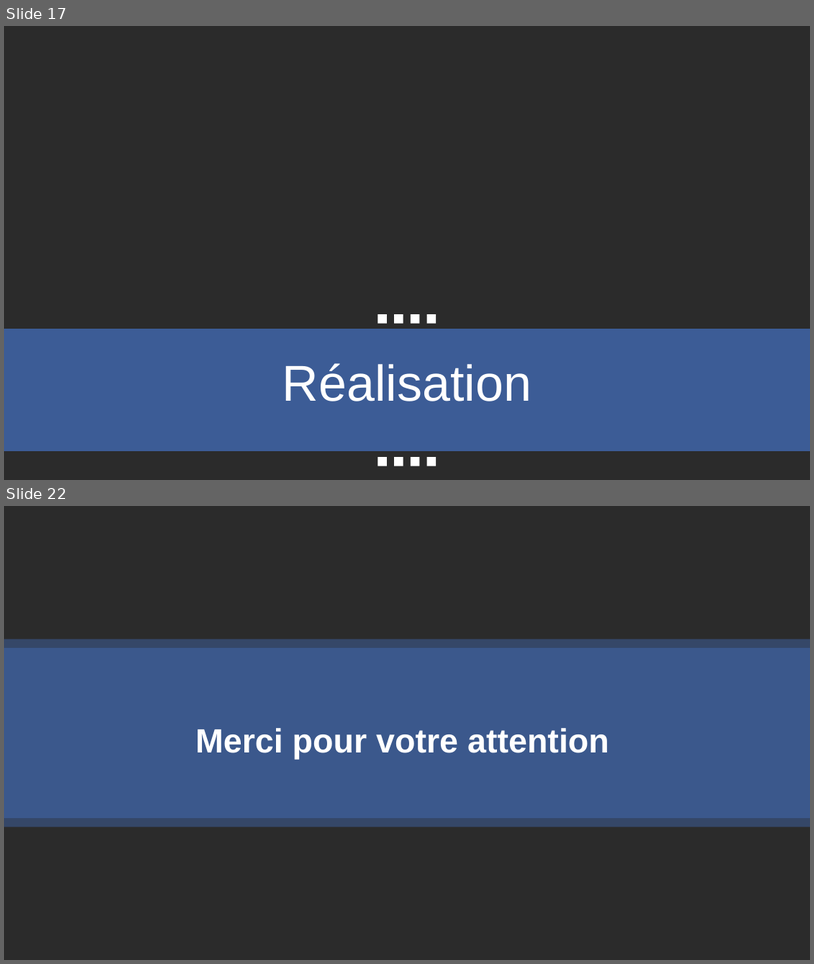
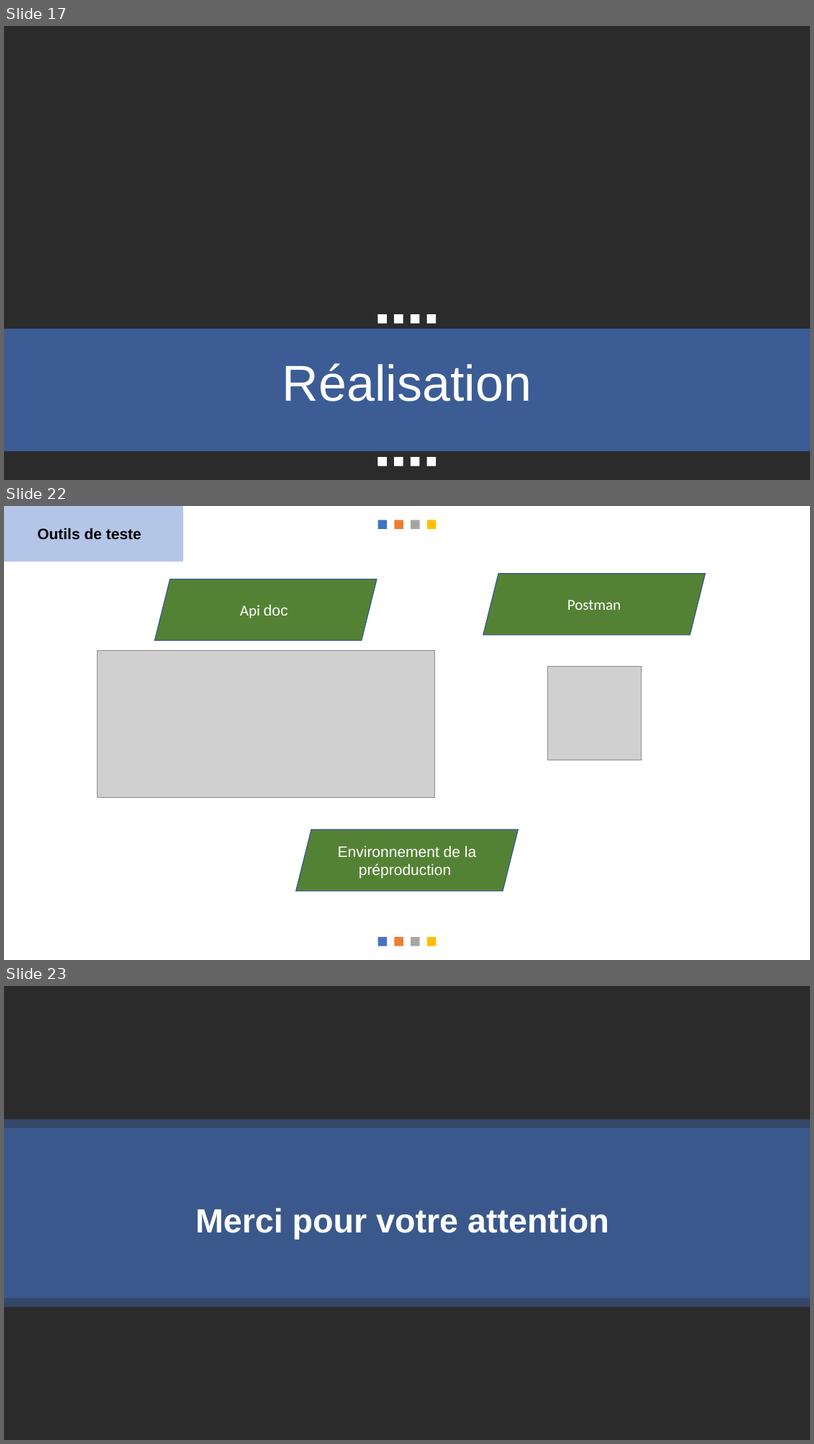
Before and after one commit to messaoudibrahim/Memoire, a slide deck: DIAPO/Présentation.pptx. Shown one above the other, each under a label of ours: slides 17 and 22 before the commit, slides 17, 22 and 23 after it; the slides between them are not shown. The pictures are 814x964 and 814x1444 pixels, drawn with LibreOffice and Linux fonts; fonts in the diff are those of the drawing; grey boxes stand for pictures; background and template pictures are left out; a plain dark background stands for a picture behind light text. Boxes give left, top, right and bottom in pixels: in the first picture for what was removed or moved away, otherwise in the second. Text is boxed around its words. In the diff, an @@ line names an element or a change of style, - is before the commit and + after.

```diff
--- a/DIAPO/Présentation.pptx
+++ b/DIAPO/Présentation.pptx
@@ slide 22 added at [4, 506, 810, 960], background #FFFFFF @@
@@ rectangle added at [4, 506, 183, 561], fill #4472C4 at 40% opacity, 18 pt, text #000000, bold @@
+Outils de teste
@@ group added at [378, 520, 437, 529]: 4 rectangles @@
@@ parallelogram added at [154, 579, 377, 641], fill #548235, outline #325491 1 pt, 18 pt, text #FFFFFF @@
+Api doc
@@ parallelogram added at [484, 574, 706, 635], fill #548235, outline #325491 1 pt, 18 pt, text #FFFFFF @@
+Postman
@@ picture added at [97, 651, 435, 797] @@
@@ picture added at [548, 667, 642, 760] @@
@@ parallelogram added at [296, 830, 518, 890], fill #548235, outline #325491 1 pt, 18 pt, text #FFFFFF @@
+Environnement de la préproduction
@@ group added at [378, 937, 437, 946]: 4 rectangles @@
@@ what was slide 22 is now slide 23 @@
```
Also in this commit, not shown: 6 slides changed, 4 other slides added, 4 slides removed, 9 other files.
